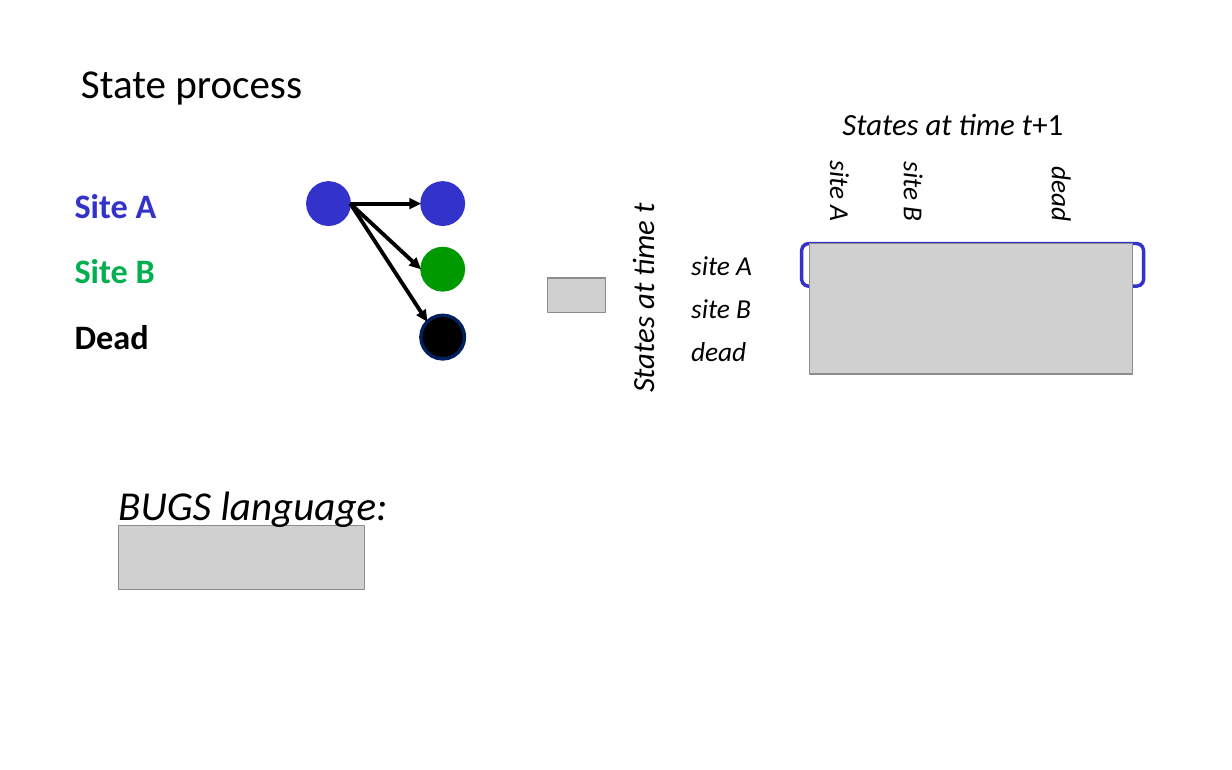
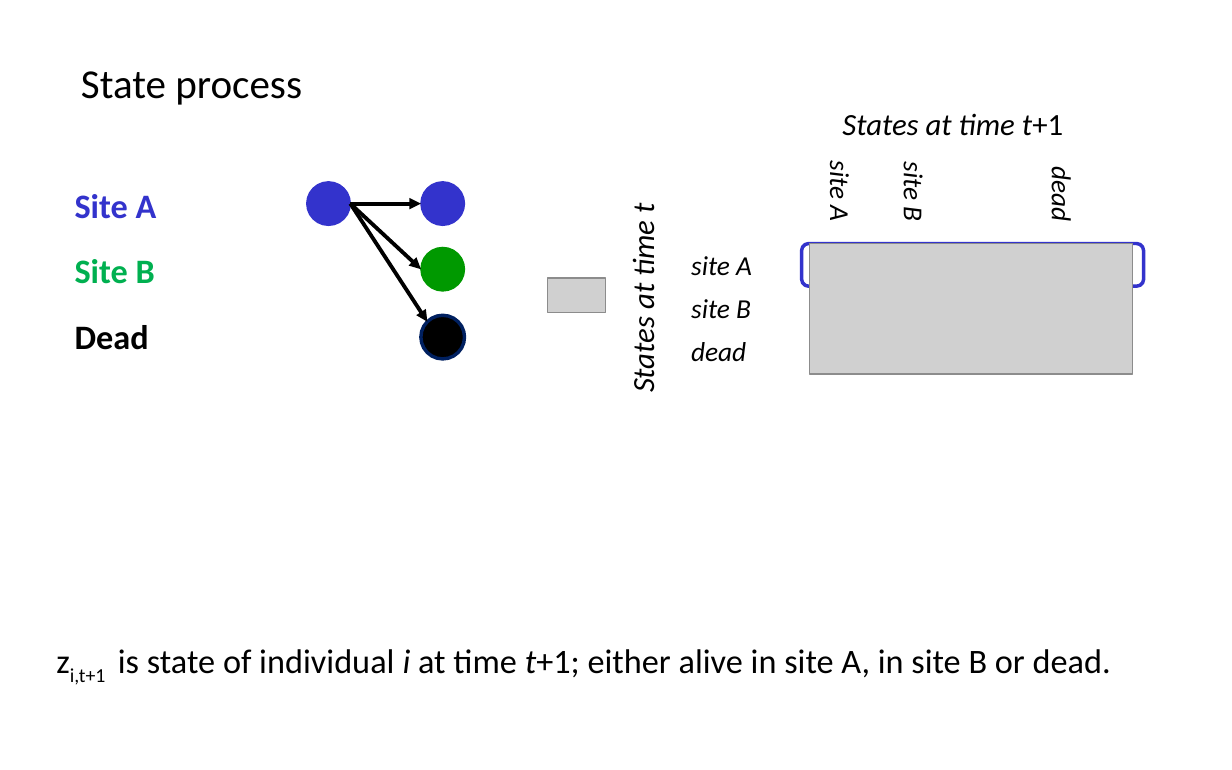
Before and after one commit to oliviergimenez/IPMworkshop, a slide deck: slide 12 of slides/multistatemodels_og.pptx (slide 9 before the commit). Drawn at 1232x770 pixels with LibreOffice and Linux fonts; fonts in the diff are those of the drawing; grey boxes stand for pictures. Boxes give left, top, right and bottom in pixels: in the first picture for what was removed or moved away, otherwise in the second. Text is boxed around its words. In the diff, an @@ line names an element or a change of style, - is before the commit and + after.

```diff
--- a/slides/multistatemodels_og.pptx
+++ b/slides/multistatemodels_og.pptx
@@ text removed at (118,491,388,530) @@
-BUGS language:
@@ picture removed at (118,525,363,589) @@
@@ text added at (70,649,1111,685), 20 pt, text #000000 @@
+zi,t+1 is state of individual i at time t+1; either alive in site A, in site B or dead.
```
Also in this commit, not shown: 19 other slides changed, 15 slides added, 5 other files.
